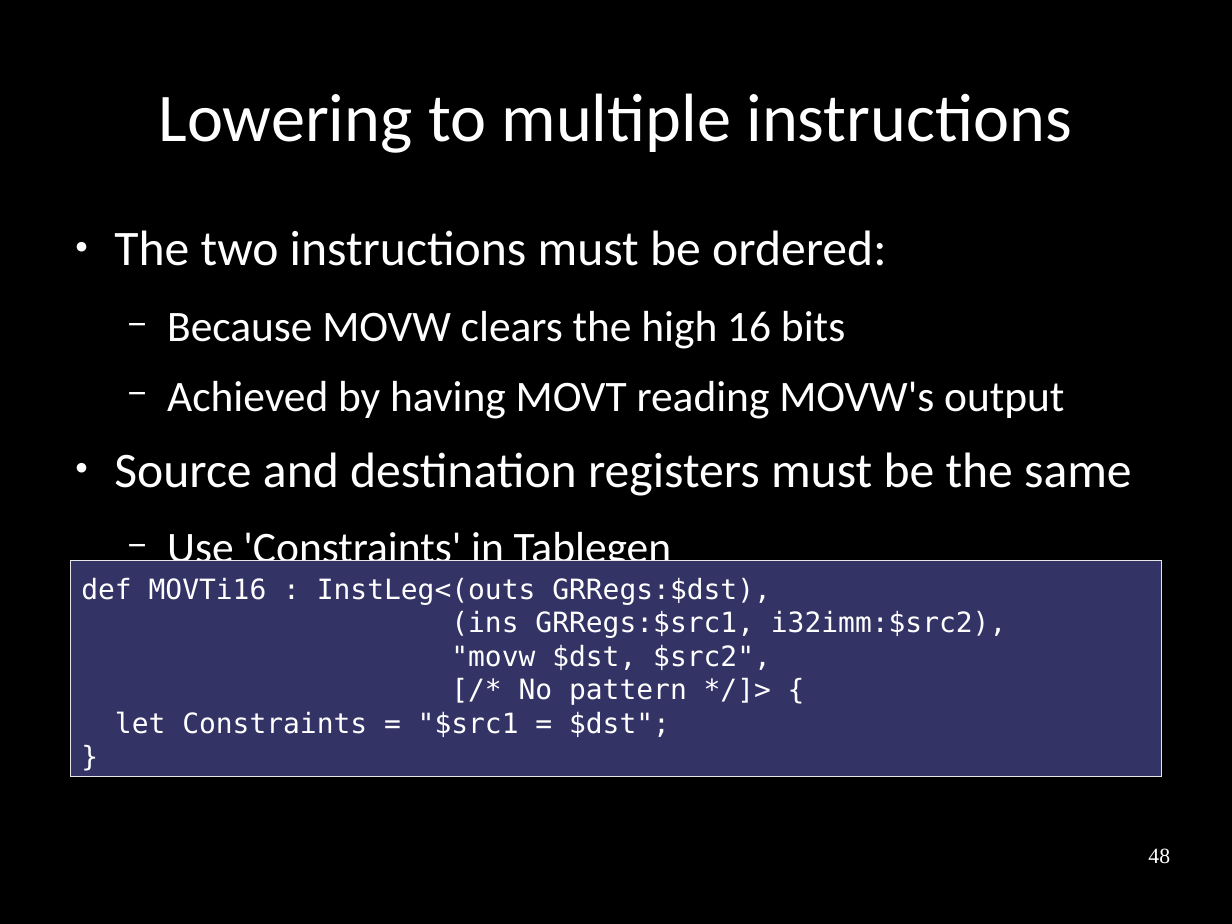
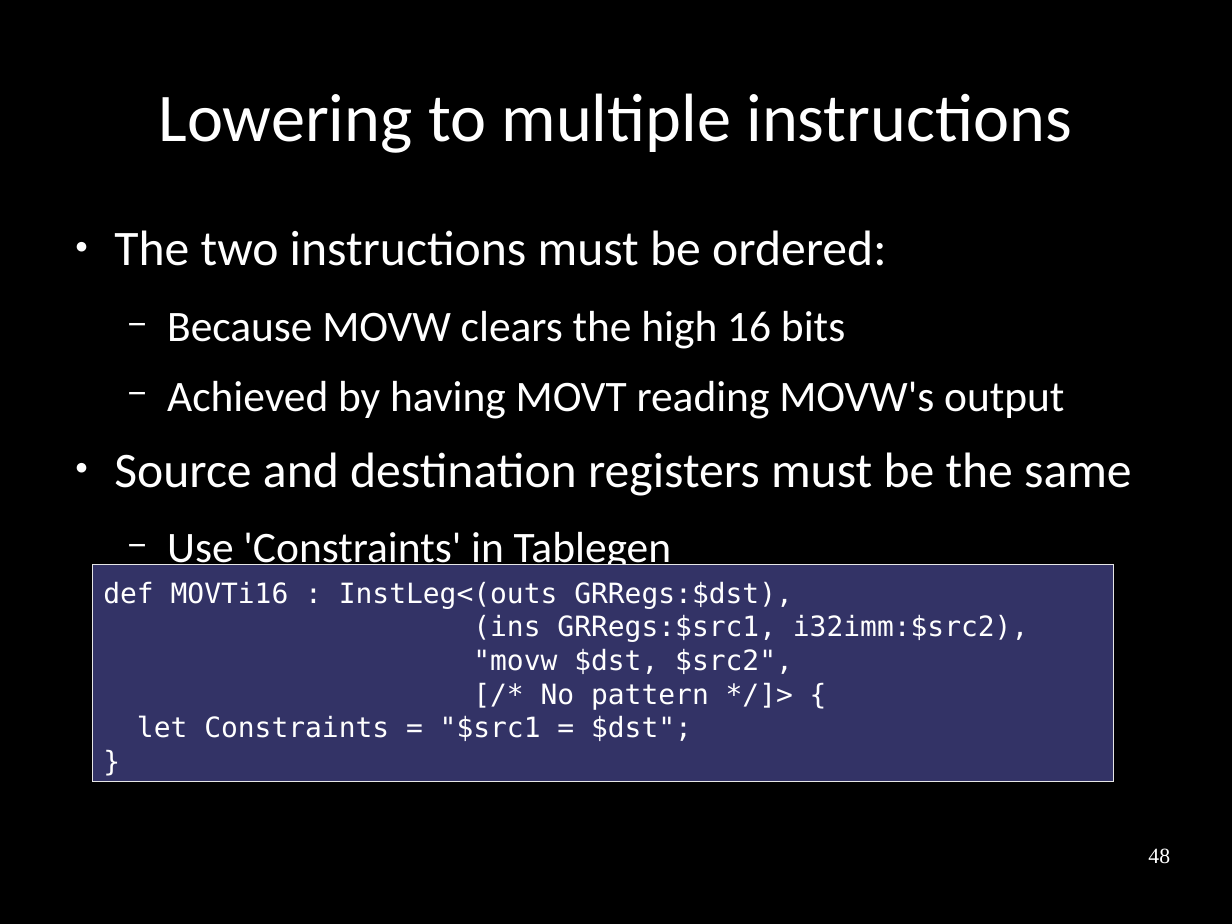
Before and after one commit to frasercrmck/llvm-leg, a slide deck: slide 48 of docs/Codeplay/Slides.odp. Drawn at 1232x924 pixels with LibreOffice and Linux fonts; fonts in the diff are those of the drawing. Boxes give left, top, right and bottom in pixels: in the first picture for what was removed or moved away, otherwise in the second. Text is boxed around its words. In the diff, an @@ line names an element or a change of style, - is before the commit and + after.

Commit message:
Layout changes and removing empty summary page.

```diff
--- a/docs/Codeplay/Slides.odp
+++ b/docs/Codeplay/Slides.odp
@@ rectangle "def MOVTi16 : InstLeg<(outs GRRegs:$dst),": place and size @@
-rectangle "def MOVTi16 : InstLeg<(outs GRRegs:$dst)," at <box>70,560,1162,777</box>
+rectangle "def MOVTi16 : InstLeg<(outs GRRegs:$dst)," at <box>93,565,1113,781</box>
```
Also in this commit, not shown: 13 other slides changed, 1 slide removed.
